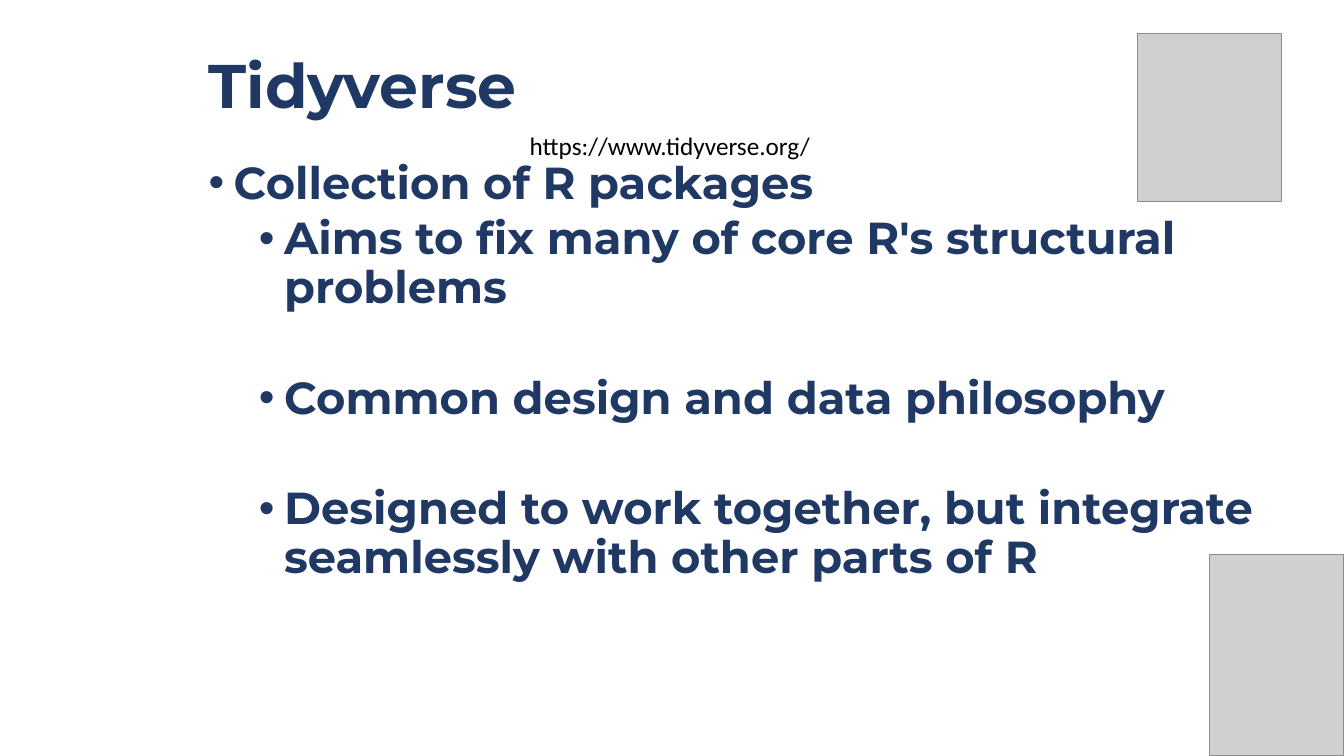
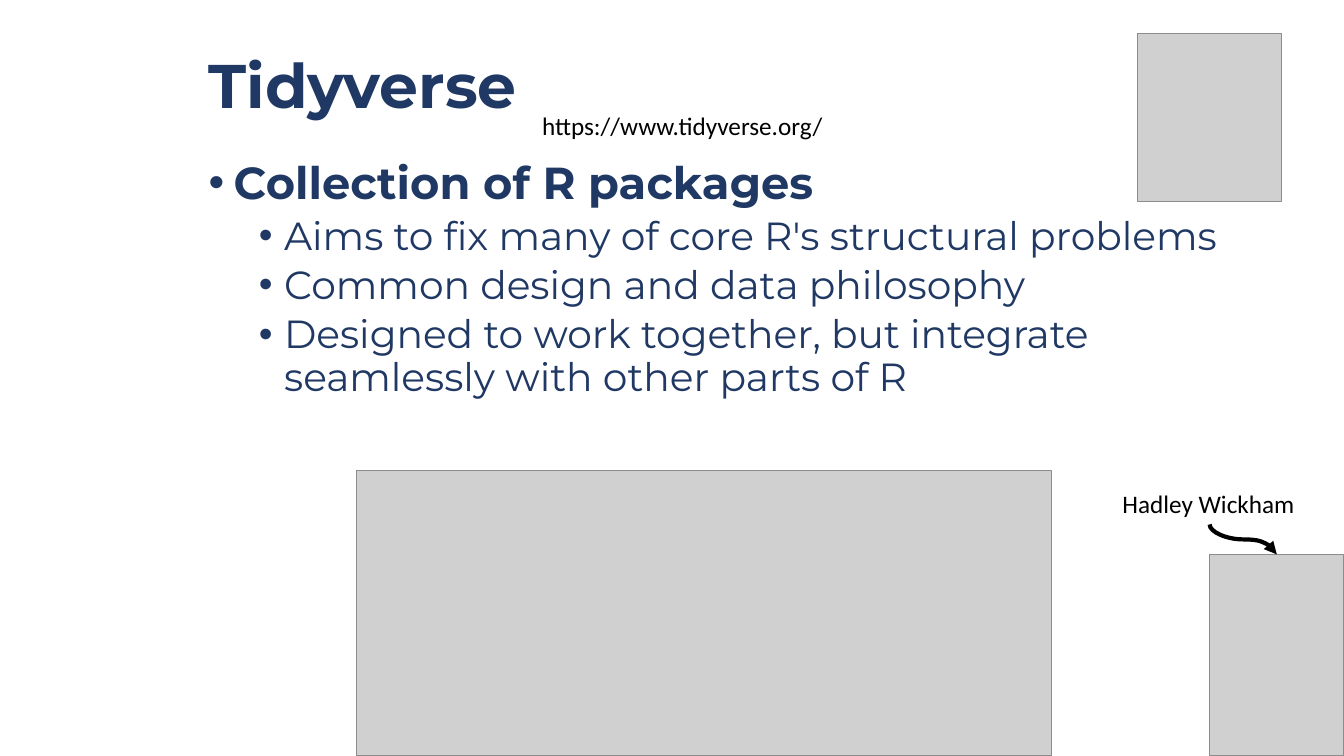
Before and after one commit to JamesBOPRC/BOPRC_R_Course_Lesson_2, a slide deck: slide 4 of BoPRC R Course Lesson 2.pptx. Drawn at 1344x756 pixels with LibreOffice and Linux fonts; fonts in the diff are those of the drawing; grey boxes stand for pictures; background and template pictures are left out. Boxes give left, top, right and bottom in pixels: in the first picture for what was removed or moved away, otherwise in the second. Text is boxed around its words. In the diff, an @@ line names an element or a change of style, - is before the commit and + after.

```diff
--- a/BoPRC R Course Lesson 2.pptx
+++ b/BoPRC R Course Lesson 2.pptx
@@ text "https://www.tidyverse.org/": place and size @@
-text "https://www.tidyverse.org/" at box(530, 137, 810, 160)
+text "https://www.tidyverse.org/" at box(542, 117, 822, 140)
@@ text at box(284, 220, 1217, 399): size 32 to 28 pt, bold off in "Aims to fix many of core R's ...", "Common design and data philosophy", "Designed to work together, but integrate seamlessly ..." @@
@@ picture added at box(356, 471, 1052, 756) @@
@@ text added at box(1122, 495, 1295, 517), 18 pt, text #000000 @@
+Hadley Wickham
@@ curved arrow added from (1210, 524) to (1277, 555), #000000 3 pt @@
```
Also in this commit, not shown: 2 other slides changed, 2 slides added.
